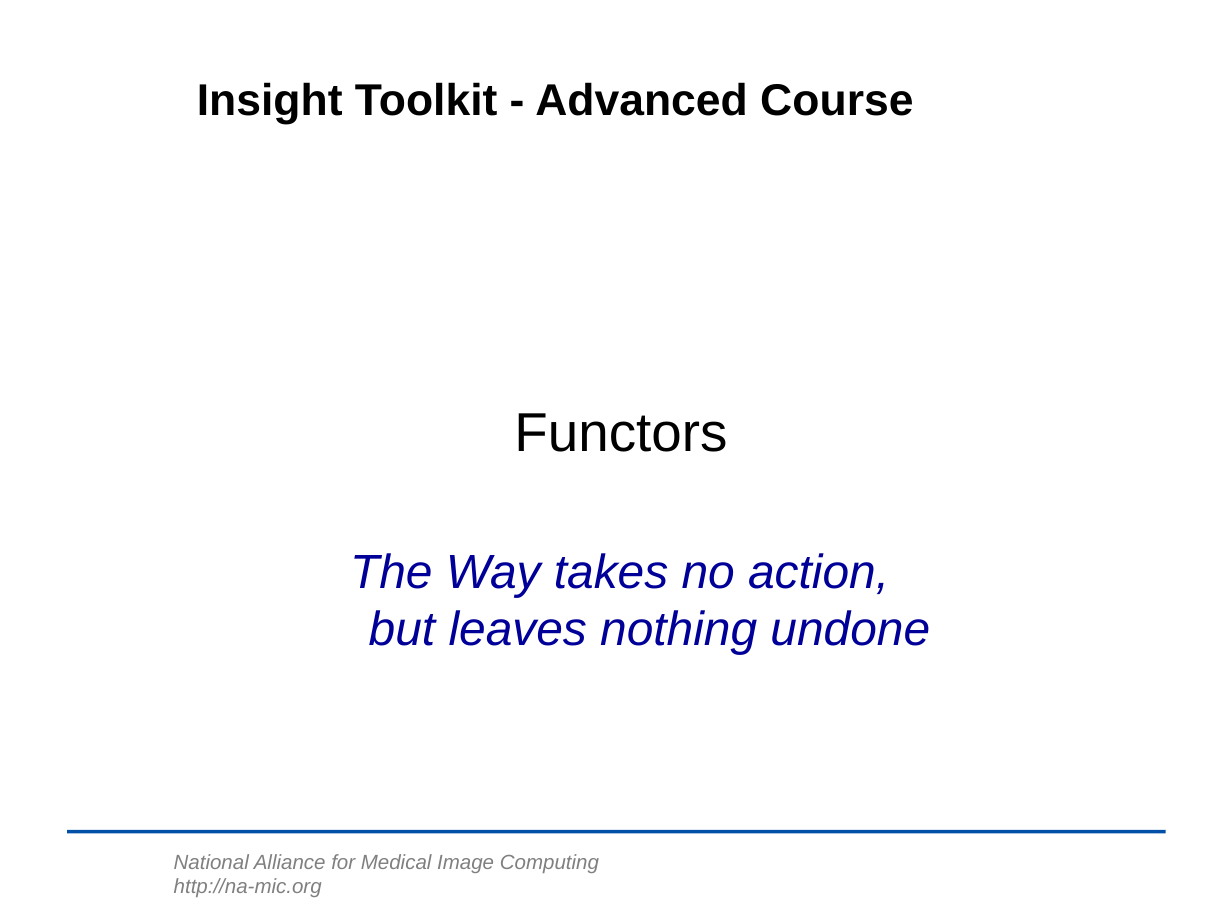
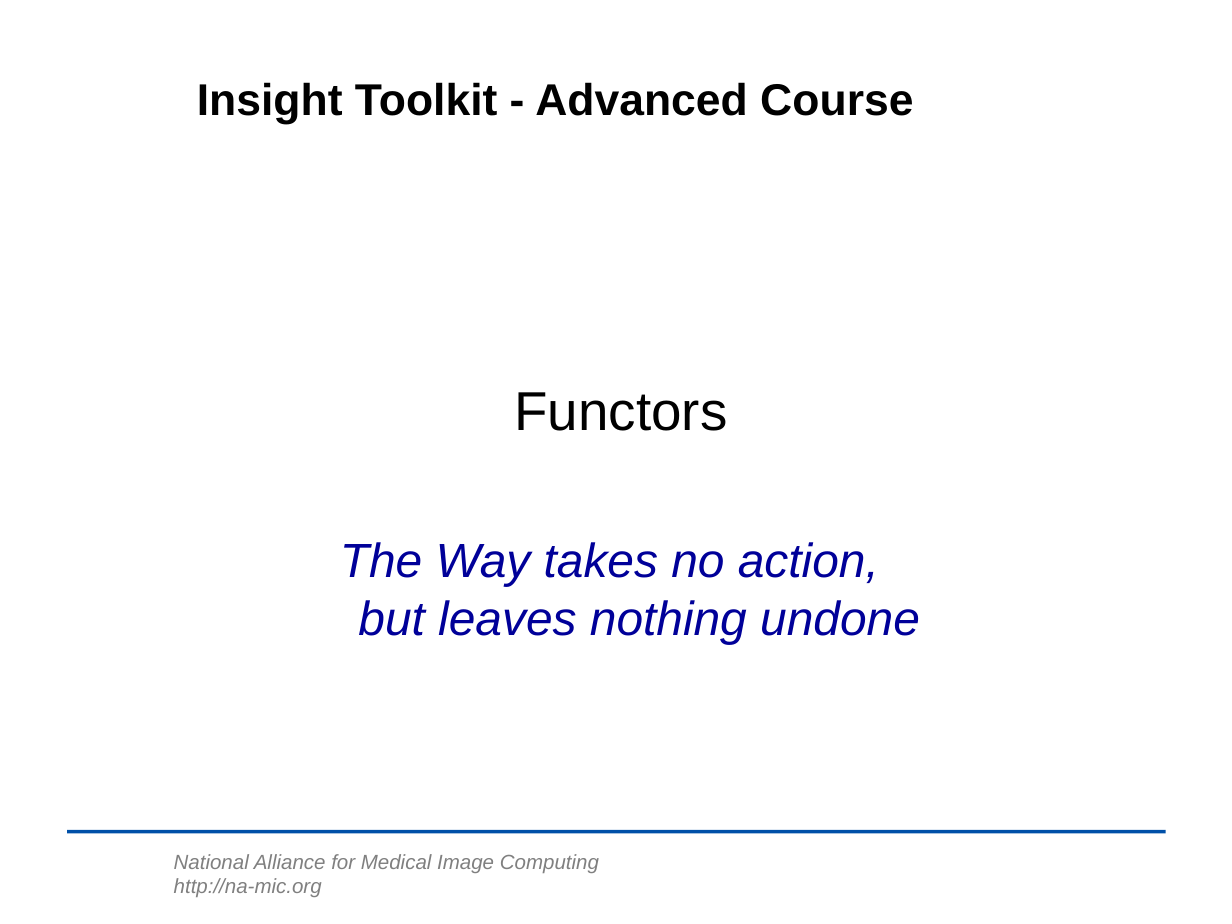
Before and after one commit to lheckemann/namic-sandbox, a slide deck: slide 47 of ITKAdvancedCourse/doc/presentations/Insight-DesignPatterns.ppt. Drawn at 1232x924 pixels with LibreOffice and Linux fonts; fonts in the diff are those of the drawing; background and template pictures are left out. Boxes give left, top, right and bottom in pixels: in the first picture for what was removed or moved away, otherwise in the second. Text is boxed around its words. In the diff, an @@ line names an element or a change of style, - is before the commit and + after.

Commit message:
ENH: Functors added.

```diff
--- a/ITKAdvancedCourse/doc/presentations/Insight-DesignPatterns.ppt
+++ b/ITKAdvancedCourse/doc/presentations/Insight-DesignPatterns.ppt
@@ text "Functors": place and size @@
-text "Functors" at box(514, 413, 727, 452)
+text "Functors" at box(514, 392, 727, 431)
@@ text "The Way takes no action, ...": place and size @@
-text "The Way takes no action, ..." at box(350, 553, 930, 654)
+text "The Way takes no action, ..." at box(340, 542, 920, 644)
```
Also in this commit, not shown: 3 slides added.
